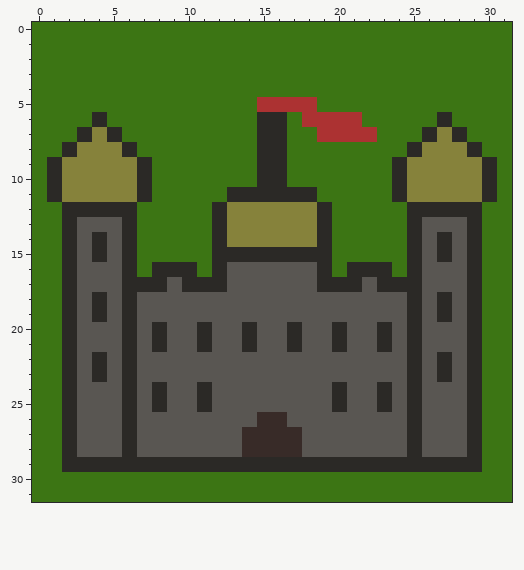
Two states of a pixel-art sprite, public/assets/castle.png. The first picture shows the starting point.
The file is 32x32 pixels. Colours within 5 levels of each other are drawn and written as one.
Now the later version:
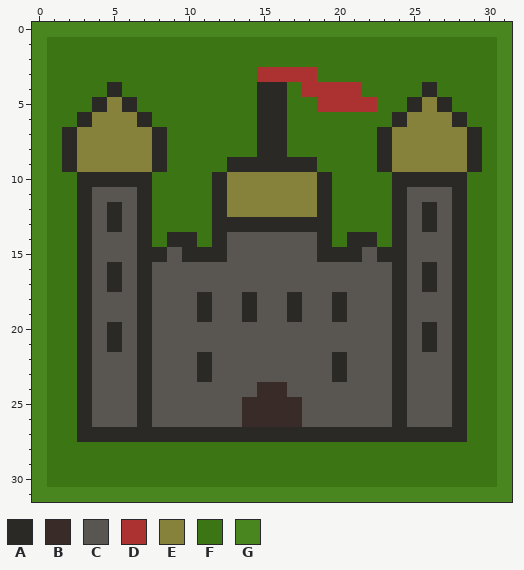
Palette (. is transparent): A #2b2926  B #382b28  C #595652  D #ac3232  E #86823b  F #3c7514  G #49861f
Difference:
y 0: x 0..31 FFFFFFFFFFFFFFFFFFFFFFFFFFFFFFFF -> GGGGGGGGGGGGGGGGGGGGGGGGGGGGGGGG
y 1..2: x 0 F -> G; x 31 F -> G
y 3: x 0 F -> G; x 15..18 FFFF -> DDDD; x 31 F -> G
y 4: x 0 F -> G; x 5 F -> A; x 15..16 FF -> AA; x 18..21 FFFF -> DDDD; x 26 F -> A; x 31 F -> G
y 5: x 0 F -> G; x 4..6 FFF -> AEA; x 15..22 DDDDFFFF -> AAFFDDDD; x 25..27 FFF -> AEA; x 31 F -> G
y 6: x 0 F -> G; x 3..7 FAFFF -> AEEEA; x 18..21 DDDD -> FFFF; x 24..28 FFFAF -> AEEEA; x 31 F -> G
y 7: x 0 F -> G; x 2..3 FA -> AE; x 5..8 AFFF -> EEEA; x 19..26 DDDDFFFA -> FFFFAEEE; x 28..29 AF -> EA; x 31 F -> G
y 8: x 0 F -> G; x 6..8 AFF -> EEA; x 23..25 FFA -> AEE; x 31 F -> G
y 9: x 0..2 FAE -> GFA; x 7..8 AF -> EA; x 13..14 FF -> AA; x 17..18 FF -> AA; x 23..24 FA -> AE; x 29..31 EAF -> AFG
y 10: x 0..6 FAEEEEE -> GFFAAAA; x 12..19 FFFAAFFF -> AEEEEEEA; x 25..31 EEEEEAF -> AAAAFFG
y 11: x 0..6 FAEEEEE -> GFFACCC; x 12..19 FAAAAAAF -> AEEEEEEA; x 25..31 EEEEEAF -> CCCAFFG
y 12: x 0 F -> G; x 2 A -> F; x 4 A -> C; x 6..7 AF -> CA; x 24..25 FA -> AC; x 27 A -> C; x 29 A -> F; x 31 F -> G
y 13: x 0 F -> G; x 2..3 AC -> FA; x 5..7 CAF -> ACA; x 13..18 EEEEEE -> AAAAAA; x 24..26 FAC -> ACA; x 28..29 CA -> AF; x 31 F -> G
y 14: x 0 F -> G; x 2..4 ACA -> FAC; x 6..7 AF -> CA; x 9..10 FF -> AA; x 13..18 EEEEEE -> CCCCCC; x 21..22 FF -> AA; x 24..25 FA -> AC; x 27..29 ACA -> CAF; x 31 F -> G
y 15: x 0 F -> G; x 2..4 ACA -> FAC; x 6..11 AFFFFF -> CAACAA; x 13..18 AAAAAA -> CCCCCC; x 20..25 FFFFFA -> AACAAC; x 27..29 ACA -> CAF; x 31 F -> G
y 16: x 0 F -> G; x 2..3 AC -> FA; x 5..12 CAFAAAFA -> ACACCCCC; x 19..26 AFAAAFAC -> CCCCCACA; x 28..29 CA -> AF; x 31 F -> G
y 17: x 0 F -> G; x 2..3 AC -> FA; x 5..6 CA -> AC; x 8 A -> C; x 10..12 AAA -> CCC; x 19..21 AAA -> CCC; x 23 A -> C; x 25..26 AC -> CA; x 28..29 CA -> AF; x 31 F -> G
y 18..19: x 0 F -> G; x 2..4 ACA -> FAC; x 6..7 AC -> CA; x 11 C -> A; x 14 C -> A; x 17 C -> A; x 20 C -> A; x 24..25 CA -> AC; x 27..29 ACA -> CAF; x 31 F -> G
y 20..21: x 0 F -> G; x 2..3 AC -> FA; x 5..8 CACA -> ACAC; x 11 A -> C; x 14 A -> C; x 17 A -> C; x 20 A -> C; x 23..26 ACAC -> CACA; x 28..29 CA -> AF; x 31 F -> G
y 22..23: x 0 F -> G; x 2..4 ACA -> FAC; x 6..7 AC -> CA; x 11 C -> A; x 20 C -> A; x 24..25 CA -> AC; x 27..29 ACA -> CAF; x 31 F -> G
y 24: x 0 F -> G; x 2..3 AC -> FA; x 6..8 ACA -> CAC; x 11 A -> C; x 15..16 CC -> BB; x 20 A -> C; x 23..25 ACA -> CAC; x 28..29 CA -> AF; x 31 F -> G
y 25: x 0 F -> G; x 2..3 AC -> FA; x 6..8 ACA -> CAC; x 11 A -> C; x 14..17 CCCC -> BBBB; x 20 A -> C; x 23..25 ACA -> CAC; x 28..29 CA -> AF; x 31 F -> G
y 26: x 0 F -> G; x 2..3 AC -> FA; x 6..7 AC -> CA; x 14 C -> B; x 17 C -> B; x 24..25 CA -> AC; x 28..29 CA -> AF; x 31 F -> G
y 27: x 0 F -> G; x 2..5 ACCC -> FAAA; x 7..24 CCCCCCCBBBBCCCCCCC -> AAAAAAAAAAAAAAAAAA; x 26..29 CCCA -> AAAF; x 31 F -> G
y 28: x 0 F -> G; x 2..29 ACCCACCCCCCCBBBBCCCCCCCACCCA -> FFFFFFFFFFFFFFFFFFFFFFFFFFFF; x 31 F -> G
y 29: x 0 F -> G; x 2..29 AAAAAAAAAAAAAAAAAAAAAAAAAAAA -> FFFFFFFFFFFFFFFFFFFFFFFFFFFF; x 31 F -> G
y 30: x 0 F -> G; x 31 F -> G
y 31: x 0..31 FFFFFFFFFFFFFFFFFFFFFFFFFFFFFFFF -> GGGGGGGGGGGGGGGGGGGGGGGGGGGGGGGG
Boxes around the changes in both pictures, in picture pixels (x1, y1, x2, y2):
changed: (32, 22, 512, 502)
